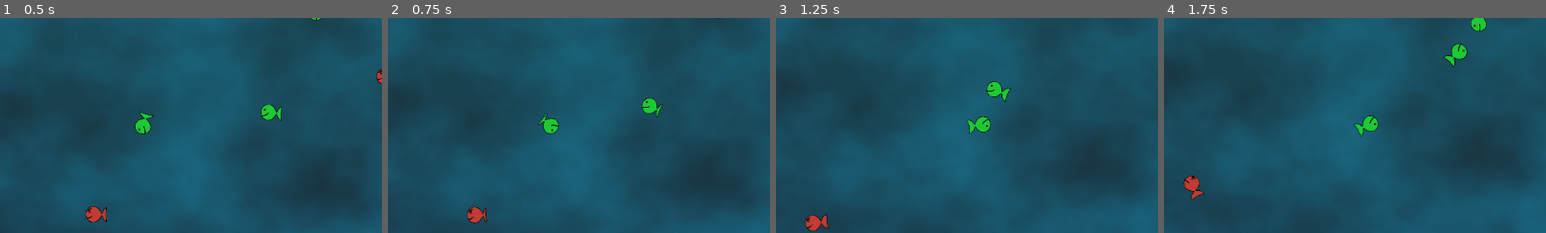
Above: before the commit, frames 1-4 (left to right).
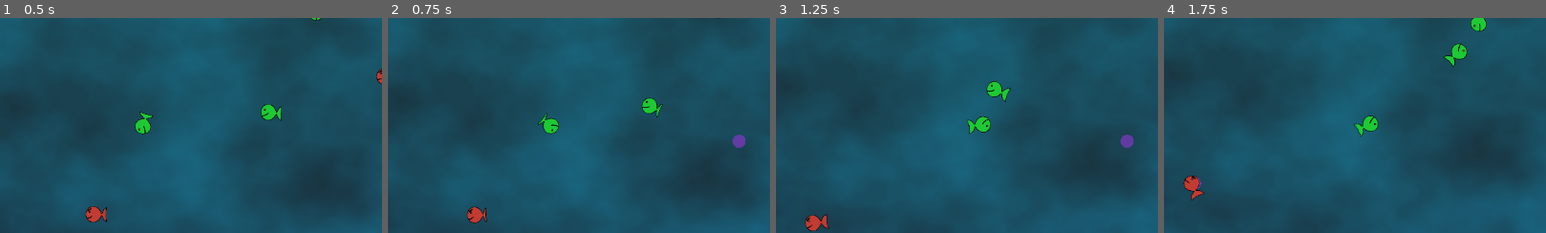
Above: after the commit, the same moments.

Repository: sigmoid/FishGodGame
Game: Godot game, scene res://fish_test_scene.tscn
Same seed, same stepped clock (60 frames per second), same inputs: the game is played once before the commit and once after it.
Inputs (mouse positions are % of the whole screen's width and height, from its top left):
- Up to frame 1 (0.5 s): no input
- Up to frame 2 (0.75 s): tap Enter (ui_accept) at 0.5 s; move the mouse to (72, 45) at 0.52 s; hold T (test) from 0.53 s (still down); click (72, 45) at 0.67 s
- Up to frame 3 (1.25 s): keep holding T (test); tap Enter (ui_accept) at 0.77 s
- Up to frame 4 (1.75 s): move the mouse to (30, 55) at 1.27 s; release T (test) at 1.28 s; tap T (test) at 1.35 s; click (30, 55) at 1.42 s; tap Enter (ui_accept) at 1.52 s
The pictures show only the part of the screen within x 26-76%, y 16-66%; the shares and areas given below are measured in that part.

Frame 1 is identical in both runs. In frame 2, 0.2% of the frame differs, in the area x 90-94%, y 54-61%; in frame 3, 0.2%; in frame 4, less than 0.1%.

Commit message:
Add files via upload

Diff:
--- /dev/null
+++ b/Magnet/Indicator.gd
@@ -0,0 +1,13 @@
+extends Node2D
+class_name Indicator
+
+func init(_position):
+	global_position = _position
+
+func _ready():
+	z_index = -1
+	await(get_tree().create_timer(0.5).timeout)
+	queue_free()
+
+func _draw():
+	draw_circle(Vector2.ZERO, 10, Color("a835f0", 0.5))
--- /dev/null
+++ b/Magnet/Indicator.tscn
@@ -0,0 +1,6 @@
+[gd_scene load_steps=2 format=3 uid="uid://c6l10gk0uilo4"]
+
+[ext_resource type="Script" path="res://Magnet/Indicator.gd" id="1_ee0l8"]
+
+[node name="Indicator" type="Node2D"]
+script = ExtResource("1_ee0l8")
--- a/Magnet/MagnetSpawner.gd
+++ b/Magnet/MagnetSpawner.gd
@@ -7,6 +7,7 @@
 
 var current_mode: int
 var magnet_preload: PackedScene = preload("res://Magnet/Magnet.tscn")
+var indicator_preload: PackedScene = preload("res://Magnet/Indicator.tscn")
 var plus_texture: Texture = preload("res://Assets/Plus.png")
 var minus_texture: Texture = preload("res://Assets/Minus.png")
 
@@ -26,6 +27,10 @@
 	var magnet = magnet_preload.instantiate()
 	magnet.init(attracts, pos)
 	add_child(magnet)
+	var indicator = indicator_preload.instantiate()
+	indicator.init(pos)
+	add_child(indicator)
+
 
 func _input(event):
 	if event is InputEventMouseButton:
Not shown: 1 places in Magnet/MagnetSpawner.tscn that only renumber resources
